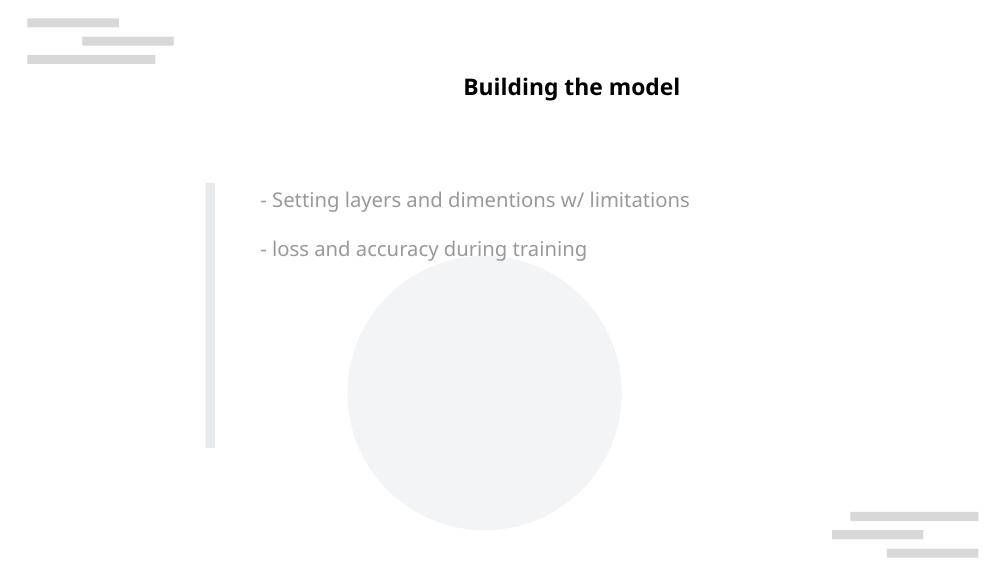
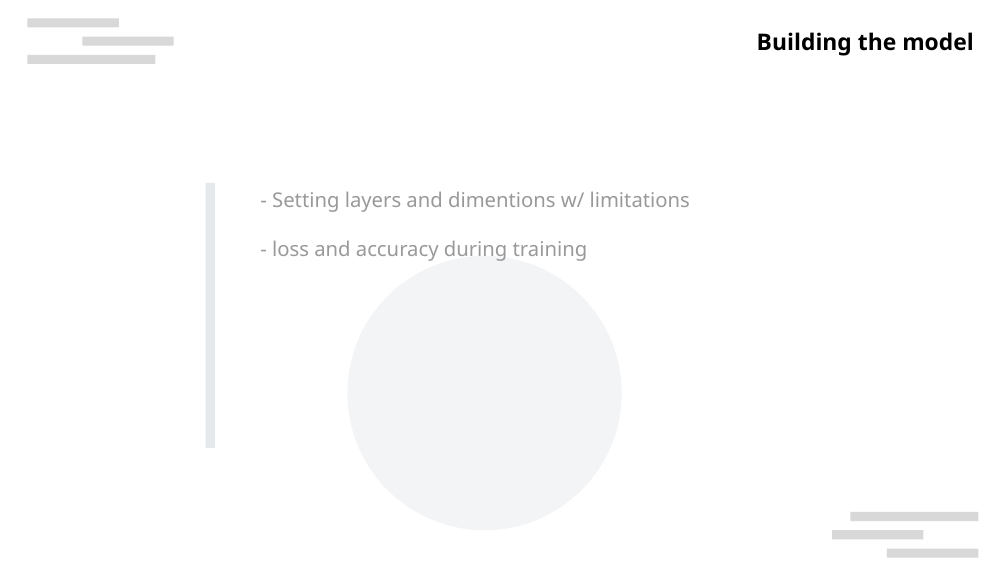
Before and after one commit to ItsAMeMario8/MotorTimingRNN, a slide deck: slide 3 of Modeling_RNN_Motor_Timing.odp. Drawn at 1008x567 pixels with LibreOffice and Linux fonts; fonts in the diff are those of the drawing; background and template pictures are left out. Boxes give left, top, right and bottom in pixels: in the first picture for what was removed or moved away, otherwise in the second. Text is boxed around its words. In the diff, an @@ line names an element or a change of style, - is before the commit and + after.

Commit message:
update

```diff
--- a/Modeling_RNN_Motor_Timing.odp
+++ b/Modeling_RNN_Motor_Timing.odp
@@ text "Building the model": place and size @@
-text "Building the model" at [463,77,681,101]
+text "Building the model" at [757,32,974,56]
```
Also in this commit, not shown: 4 slides added, 1 slide removed.
